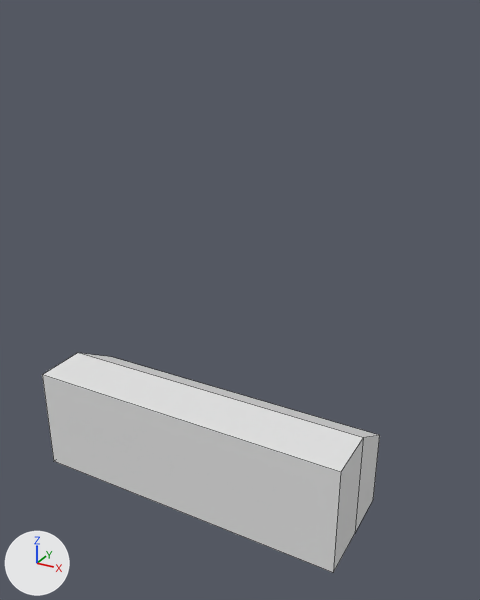
An edit to the OBJ model Roll-A-Ball-2/Assets/Meshes/Wall_LP.obj, drawn before and after from the same camera.
One viewpoint serves both versions: a camera (50 mm lens) standing at (1.29, -4.91, 4.18) and looking at (-1.38, -0.06, 1.75). The axes (+X, +Y, +Z) are drawn at lower left. The lights are the same throughout. Mesh edges are drawn as thin lines. Where no turn or scale is listed for an object, it has been applied to the vertices.

In view in the first picture: 'Wall_LP'.
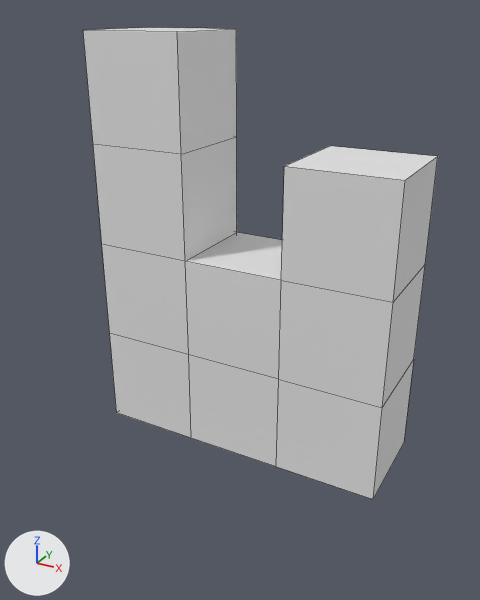
The change, as a list of edits to the scene's bpy script:
```text
Change me_wall_lp:
    used by ob_wall_lp; location = (0.0, 0.0, 0.0)
    remove me_wall_lp.from_pydata(...)  # 12 vertices, 10 faces; spans x -3.0..0.0, y -1.0..0.0, z 0.0..1.0
    add me_wall_lp.from_pydata(...)  # 36 vertices, 34 faces; spans x -3.0..0.0, y 0.0..1.0, z 0.0..4.0
    me_wall_lp part 1
    10 vertices are removed from x -3.0..0.0, y -1.0..0.0, z 0.0..1.0
    10 faces are deleted
    18 vertices are added at x -3.0..0.0, y 0.0..1.0, z 0.0..4.0
    16 new vertices lie (0.0, 1.0, 0.0) away from vertices in x -3.0..0.0, y 0.0, z 0.0..4.0
    34 new faces join them
```

Pixel boxes [x1, y1, x2, y2] of what changed, in the pictures (480 x 600 px):
'Wall_LP', reshaped (114% taller): before [42, 353, 380, 573]; after [83, 28, 438, 499]
